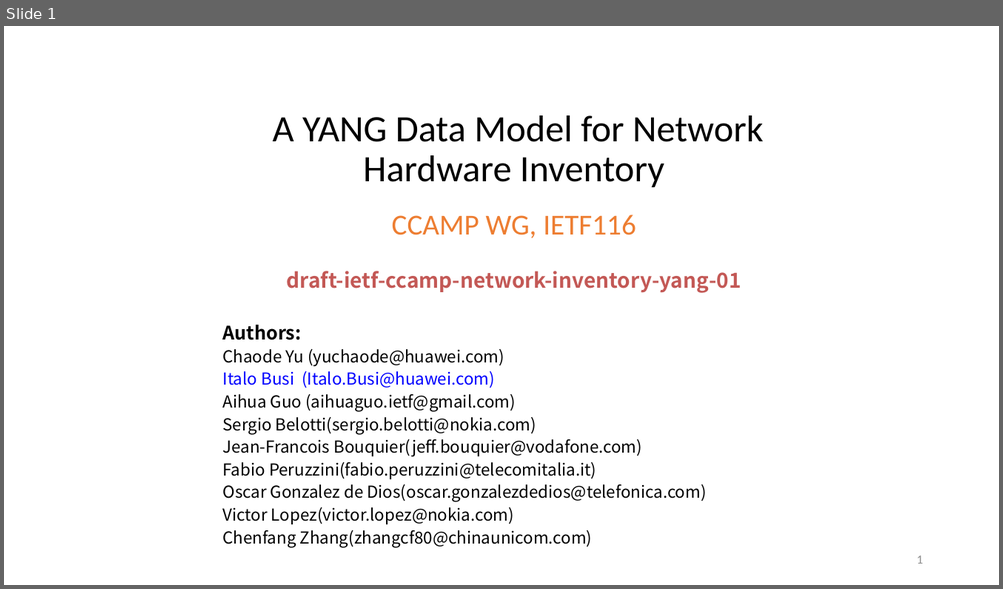
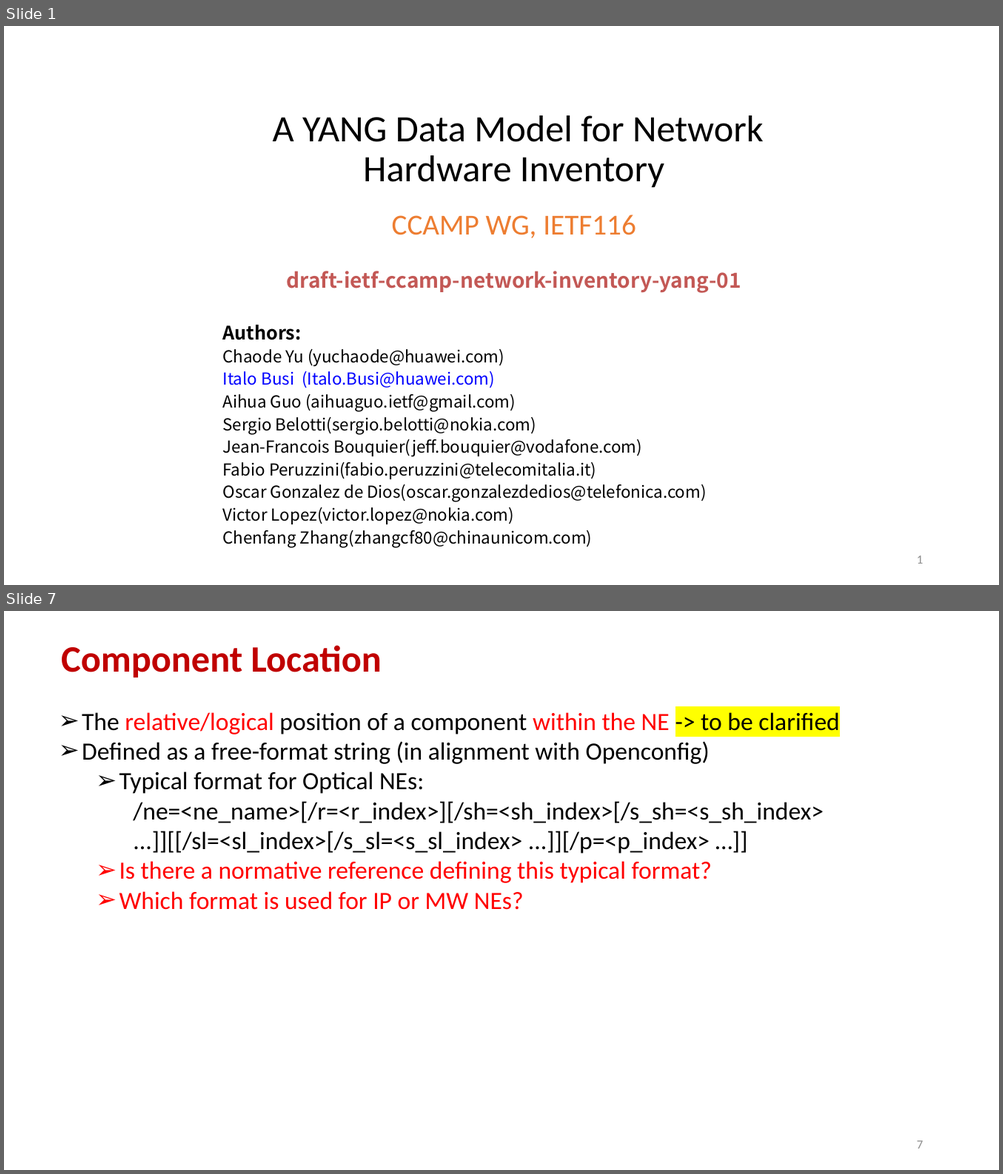
Before and after one commit to ietf-ccamp-wg/ietf-network-inventory, a slide deck: presentations/slides-116-ccamp-network-inventory-yang.pptx. Shown one above the other, each under a label of ours: slide 1 before the commit, slides 1 and 7 after it; the slides between them are not shown. The pictures are 1003x589 and 1003x1174 pixels, drawn with LibreOffice and Linux fonts; fonts in the diff are those of the drawing. Boxes give left, top, right and bottom in pixels: in the first picture for what was removed or moved away, otherwise in the second. Text is boxed around its words. In the diff, an @@ line names an element or a change of style, - is before the commit and + after.

```diff
--- a/presentations/slides-116-ccamp-network-inventory-yang.pptx
+++ b/presentations/slides-116-ccamp-network-inventory-yang.pptx
@@ slide 7 added at <box>4,611,999,1170</box>, background #FFFFFF @@
@@ text added at <box>61,645,381,678</box>, 36 pt, text #C00000, bold @@
+Component Location
@@ text added at <box>82,712,839,910</box>, 24 pt, text #000000 @@
+➢ The relative/logical position of a component within the NE -> to be clarified
+➢ Defined as a free-format string (in alignment with Openconfig)
+  ➢ Typical format for Optical NEs:
+    /ne=<ne_name>[/r=<r_index>][/sh=<sh_index>[/s_sh=<s_sh_index> ...]][[/sl=<sl_index>[/s_sl=<s_sl_index> ...]][/p=<p_index> …]]
+  ➢ Is there a normative reference defining this typical format?
+  ➢ Which format is used for IP or MW NEs?
@@ page number added at <box>916,1141,922,1149</box>, 12 pt, text #8C8C8C @@
+7
```
Also in this commit, not shown: 6 slides changed, 1 other slide added.
